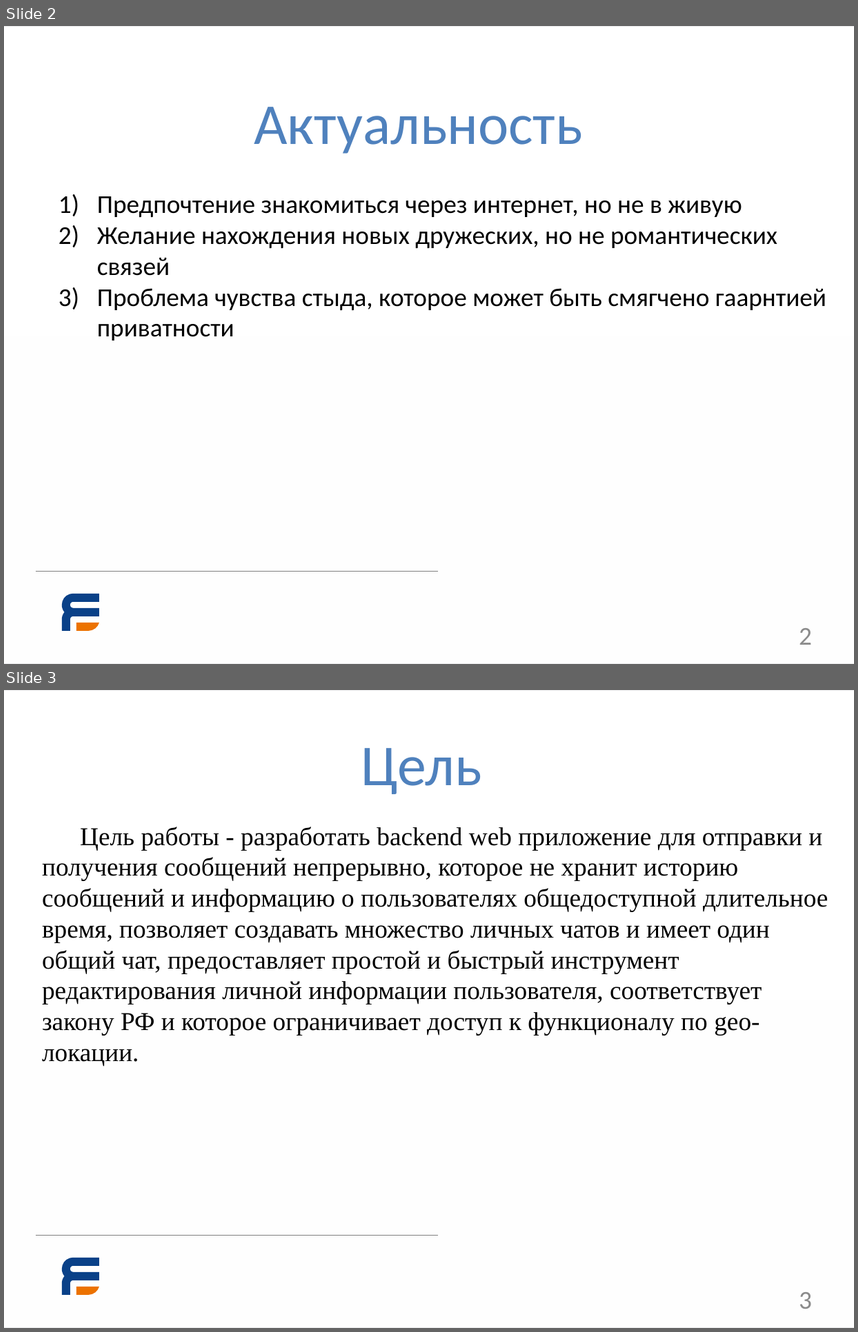
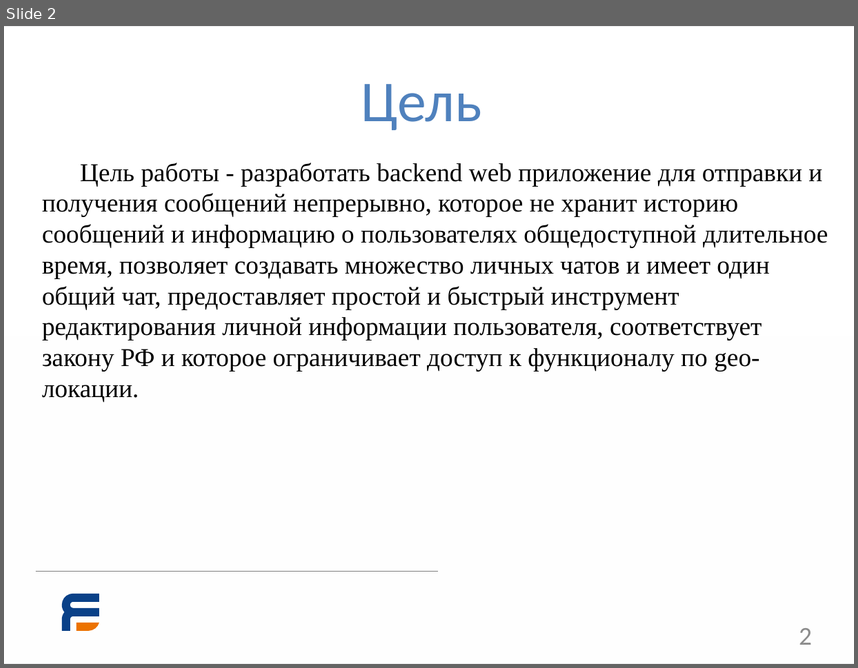
Before and after one commit to RedArmyIsStrongestAll/vkr, a slide deck: 2024,ВКР,ПетровИС,ЯГТУ,ЭПИ-41.pptx. Shown one above the other, each under a label of ours: slides 2 and 3 before the commit, slide 2 after it. The pictures are 858x1332 and 858x668 pixels, drawn with LibreOffice and Linux fonts; fonts in the diff are those of the drawing; background and template pictures are left out. Boxes give left, top, right and bottom in pixels: in the first picture for what was removed or moved away, otherwise in the second. Text is boxed around its words. In the diff, an @@ line names an element or a change of style, - is before the commit and + after.

```diff
--- a/2024,ВКР,ПетровИС,ЯГТУ,ЭПИ-41.pptx
+++ b/2024,ВКР,ПетровИС,ЯГТУ,ЭПИ-41.pptx
@@ slide 2 removed at [4, 26, 854, 664], background #FFFFFF; not listed: 4 template elements that a slide beside it also shows @@
@@ text removed at [254, 107, 582, 154] @@
-Актуальность
@@ text removed at [97, 196, 826, 341] @@
-1) Предпочтение знакомиться через интернет, но не в живую
-2) Желание нахождения новых дружеских, но не романтических связей
-3) Проблема чувства стыда, которое может быть смягчено гаарнтией приватности
@@ freeform shape removed at [36, 562, 438, 572] @@
@@ page number removed at [799, 628, 812, 645] @@
-2
@@ what was slide 3 is now slide 2 @@
@@ page number at [799, 628, 812, 645]: text changed @@
-3
+2
```
Also in this commit, not shown: 3 slides changed, 1 other slide removed, 2 other files.
